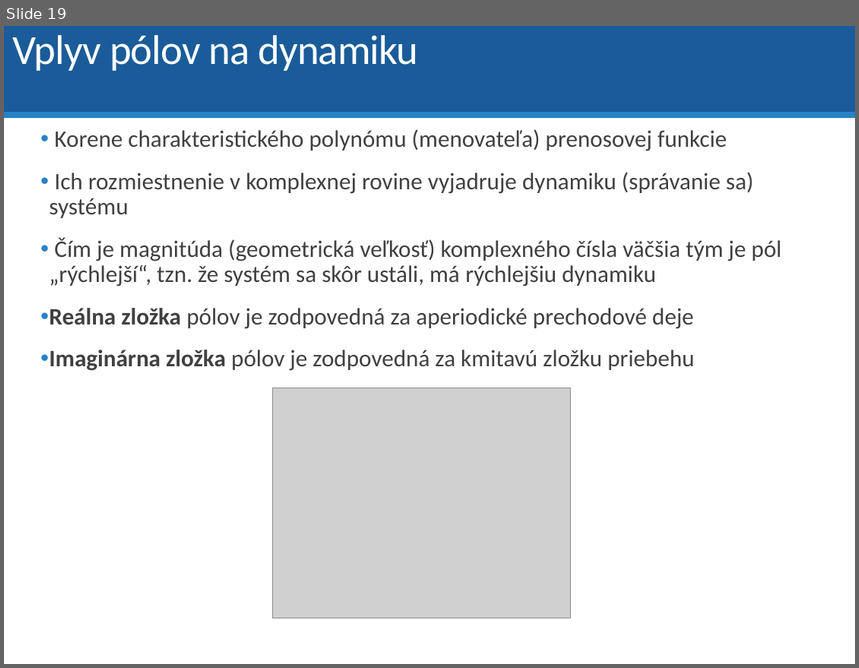
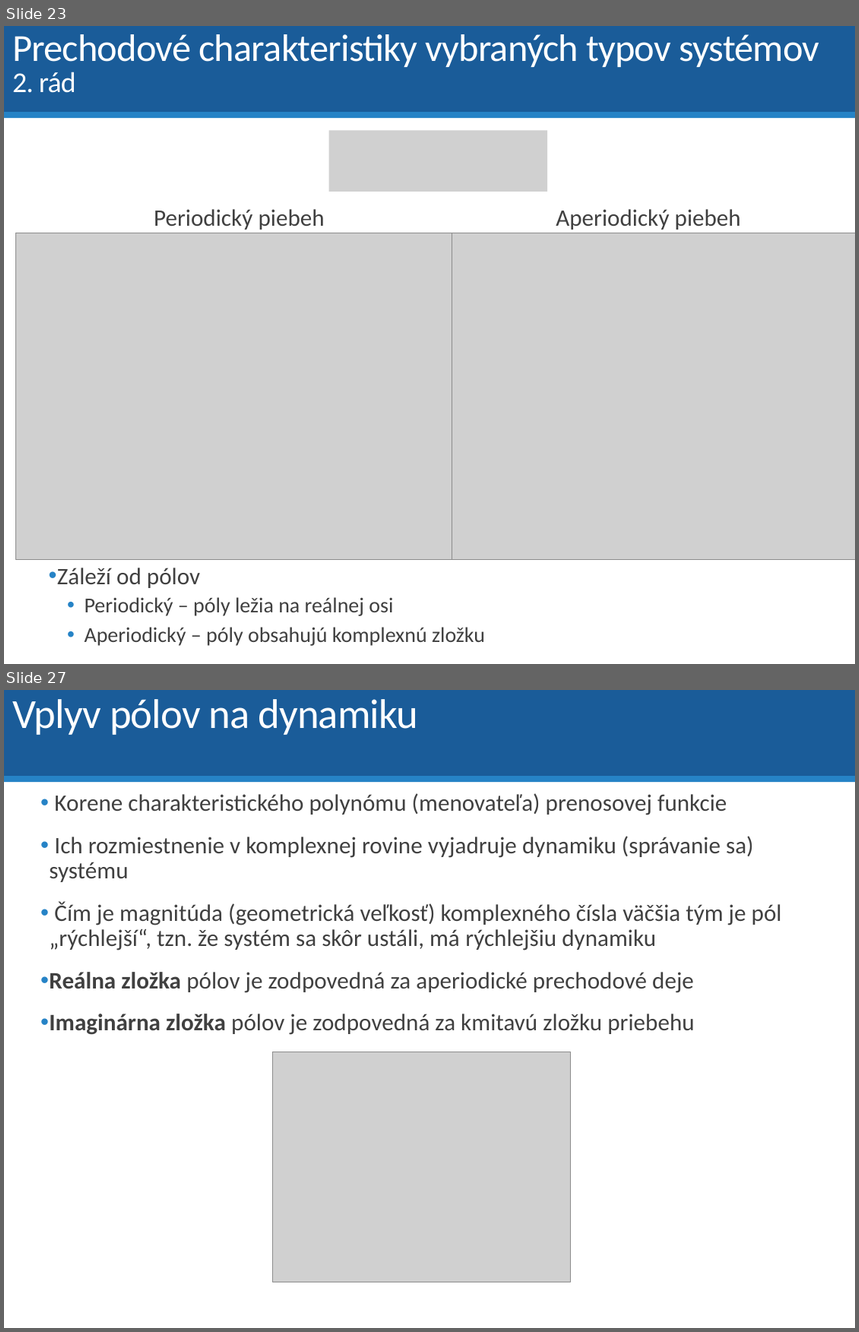
Before and after one commit to dodekm/TeamProjektKybernetika, a slide deck: Nove prednasky/P4 Vlastnosti prenosovych funkcii.pptx. Shown one above the other, each under a label of ours: slide 19 before the commit, slides 23 and 27 after it; the slides between them are not shown. The pictures are 859x668 and 859x1332 pixels, drawn with LibreOffice and Linux fonts; fonts in the diff are those of the drawing; grey boxes stand for pictures. Boxes give left, top, right and bottom in pixels: in the first picture for what was removed or moved away, otherwise in the second. Text is boxed around its words. In the diff, an @@ line names an element or a change of style, - is before the commit and + after.

```diff
--- a/Nove prednasky/P4 Vlastnosti prenosovych funkcii.pptx
+++ b/Nove prednasky/P4 Vlastnosti prenosovych funkcii.pptx
@@ slide 23 added at (4, 26, 855, 664), background #FFFFFF; not listed: 2 template elements that a slide beside it also shows @@
@@ title added at (12, 34, 820, 93), 32.4 pt, text #FFFFFF @@
+Prechodové charakteristiky vybraných typov systémov
+2. rád
@@ picture added at (329, 131, 548, 192) @@
@@ text added at (154, 209, 325, 230), 20 pt, text #404040 @@
+Periodický piebeh
@@ text added at (556, 209, 741, 230), 20 pt, text #404040 @@
+Aperiodický piebeh
@@ picture added at (16, 233, 452, 560) @@
@@ picture added at (430, 233, 855, 560) @@
@@ text added at (57, 568, 485, 646), 18 pt, text #404040 @@
+• Záleží od pólov
+  • Periodický – póly ležia na reálnej osi
+  • Aperiodický – póly obsahujú komplexnú zložku
@@ what was slide 19 is now slide 27 @@
```
Also in this commit, not shown: 19 slides changed, 8 other slides added, 2 slides removed, 6 other files.
